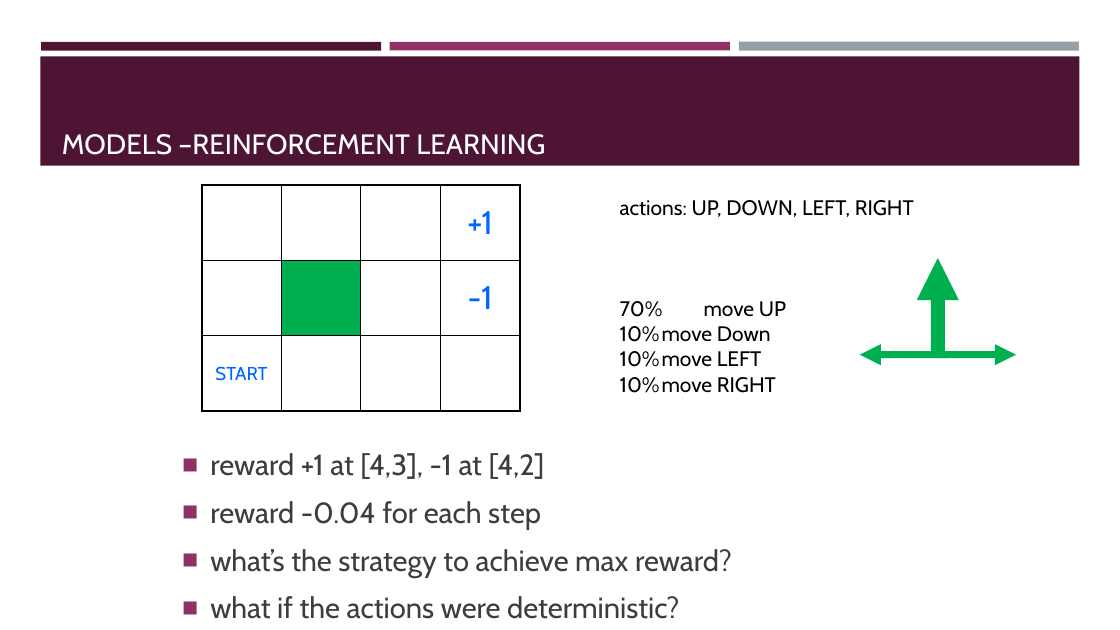
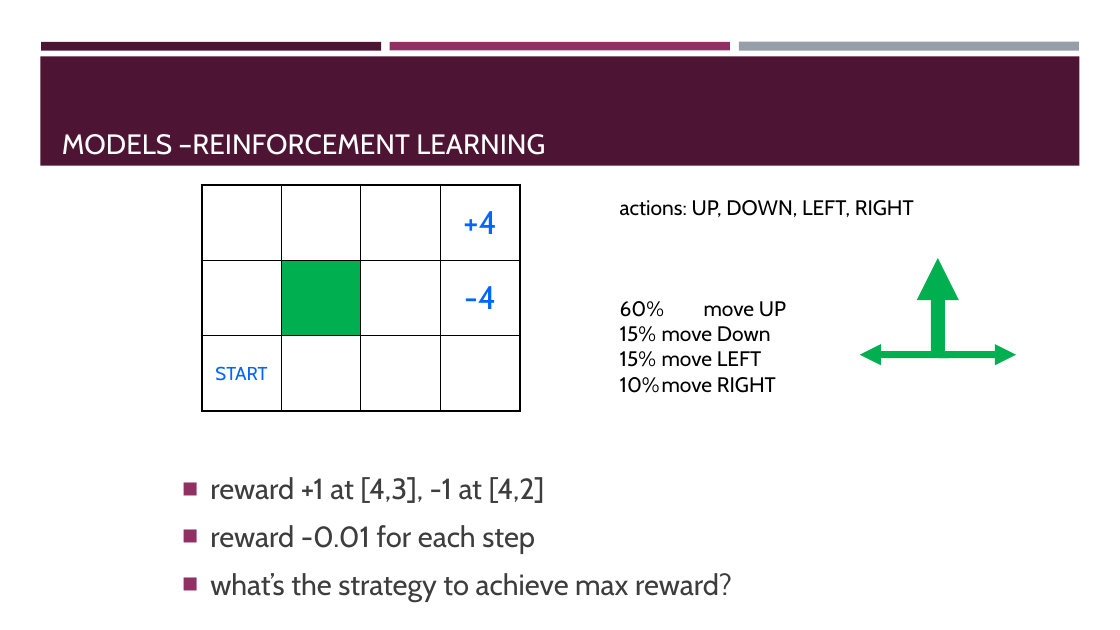
Before and after one commit to BeiyuLinCS/beiyulin.github.io, a slide deck: slide 23 of teach/spring_21/behavior_modeling/week4_multi_disciplinary.pptx. Drawn at 1120x630 pixels with LibreOffice and Linux fonts; fonts in the diff are those of the drawing. Boxes give left, top, right and bottom in pixels: in the first picture for what was removed or moved away, otherwise in the second. Text is boxed around its words. In the diff, an @@ line names an element or a change of style, - is before the commit and + after.

```diff
--- a/teach/spring_21/behavior_modeling/week4_multi_disciplinary.pptx
+++ b/teach/spring_21/behavior_modeling/week4_multi_disciplinary.pptx
@@ table at (x1=202, y1=185, x2=521, y2=412) @@
-row 1, column 4: +1
+row 1, column 4: +4
-row 2, column 4: -1
+row 2, column 4: -4
@@ text at (x1=620, y1=301, x2=786, y2=367): text changed @@
-70% move UP
-10% move Down
-10% move LEFT
+60% move UP
+15% move Down
+15% move LEFT
@@ text at (x1=210, y1=525, x2=535, y2=553): text changed @@
-■ reward -0.04 for each step
+■ reward -0.01 for each step
@@ text at (x1=210, y1=596, x2=679, y2=619): paragraph removed @@
-■ what if the actions were deterministic?
```
Also in this commit, not shown: 3 other slides changed, 1 slide removed, 11 other files.
